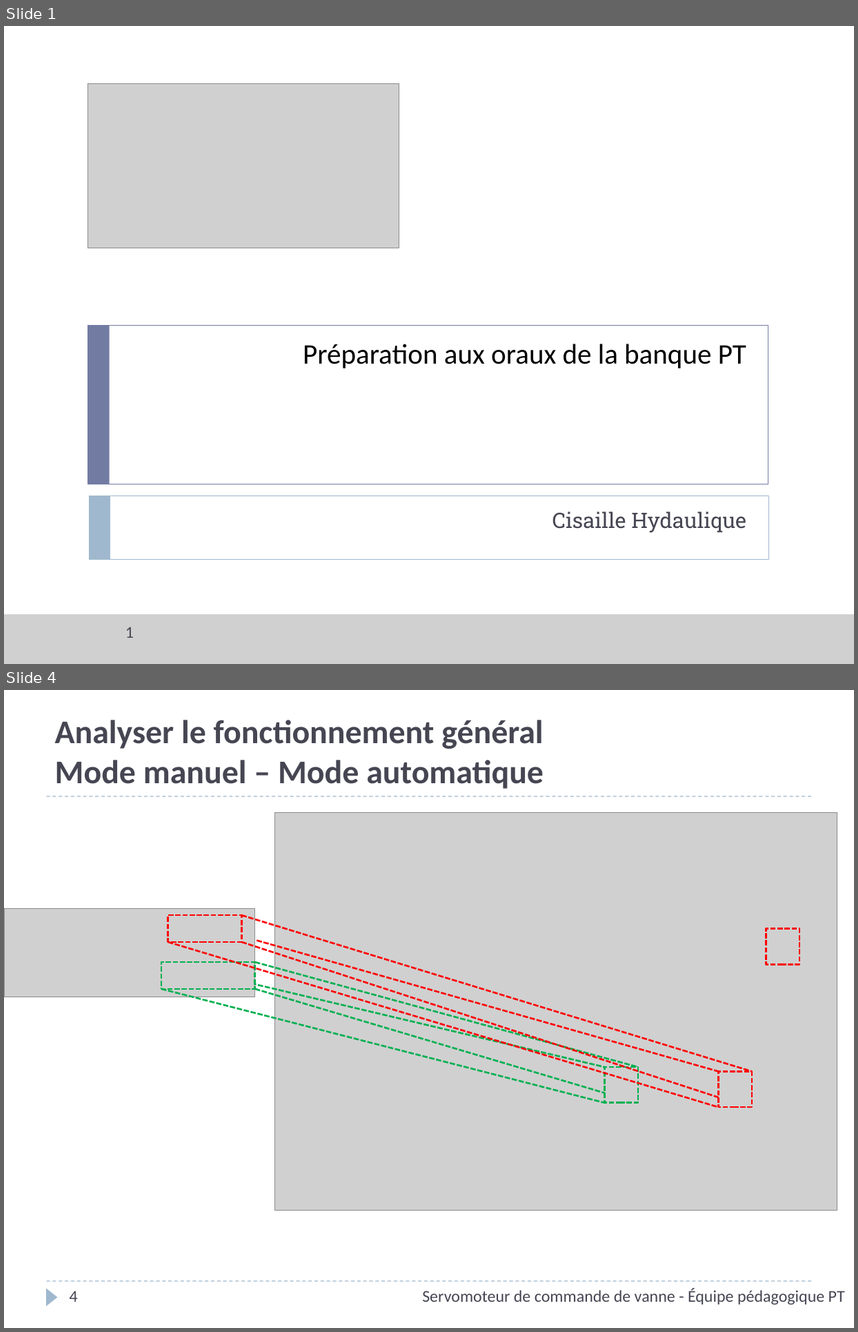
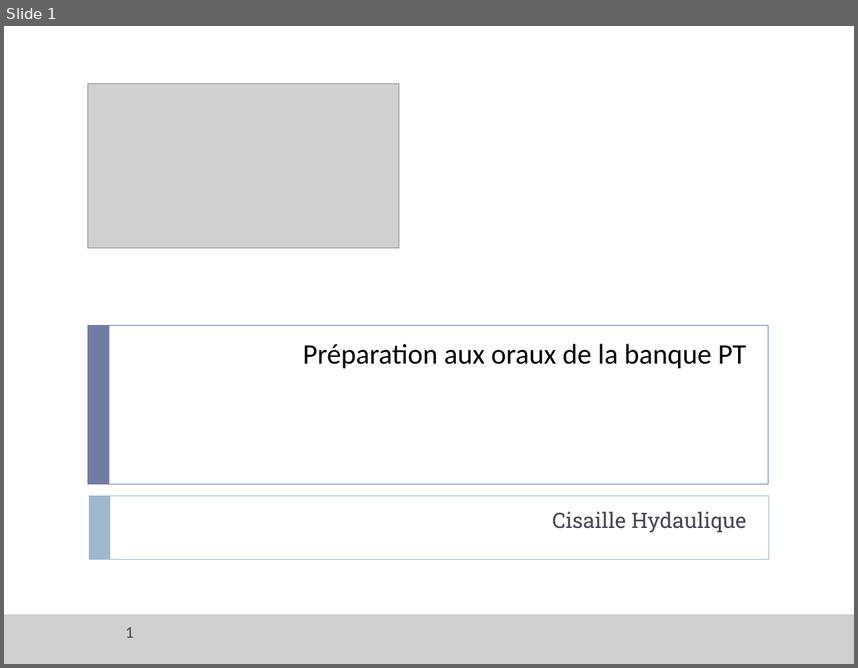
Before and after one commit to xpessoles/PT_Oraux, a slide deck: Interrogation_SII/03_Cisaille hydraulique/ServoMoteur_CommandeVanne_Corrige.pptx. Shown one above the other, each under a label of ours: slides 1 and 4 before the commit, slide 1 after it; the slides between them are not shown. The pictures are 858x1332 and 858x668 pixels, drawn with LibreOffice and Linux fonts; fonts in the diff are those of the drawing; grey boxes stand for pictures; background and template pictures are left out. Boxes give left, top, right and bottom in pixels: in the first picture for what was removed or moved away, otherwise in the second. Text is boxed around its words. In the diff, an @@ line names an element or a change of style, - is before the commit and + after.

```diff
--- a/Interrogation_SII/03_Cisaille hydraulique/ServoMoteur_CommandeVanne_Corrige.pptx
+++ b/Interrogation_SII/03_Cisaille hydraulique/ServoMoteur_CommandeVanne_Corrige.pptx
@@ slide 4 removed at [4,690,854,1328], background #FFFFFF @@
@@ title removed at [55,720,544,789] @@
-Analyser le fonctionnement général
-Mode manuel – Mode automatique
@@ line removed from (47, 796) to (811, 796) @@
@@ picture removed at [275,812,837,1210] @@
@@ picture removed at [4,909,254,997] @@
@@ line removed from (168, 915) to (718, 1071) @@
@@ rectangle removed at [168,915,242,942] @@
@@ line removed from (242, 915) to (752, 1071) @@
@@ rectangle removed at [766,929,799,965] @@
@@ line removed from (168, 942) to (718, 1107) @@
@@ line removed from (242, 942) to (718, 1097) @@
@@ line removed from (161, 962) to (605, 1067) @@
@@ rectangle removed at [161,962,254,988] @@
@@ line removed from (254, 962) to (638, 1067) @@
@@ line removed from (161, 988) to (605, 1103) @@
@@ line removed from (254, 988) to (605, 1093) @@
@@ rectangle removed at [605,1067,638,1103] @@
@@ rectangle removed at [718,1071,751,1107] @@
@@ line removed from (47, 1281) to (811, 1281) @@
@@ triangle removed at [47,1288,58,1305] @@
@@ text removed at [422,1288,845,1304] @@
-Servomoteur de commande de vanne - Équipe pédagogique PT
@@ page number removed at [70,1290,78,1301] @@
-4
```
Also in this commit, not shown: 2 slides changed, 9 other slides removed, 2 other files.
